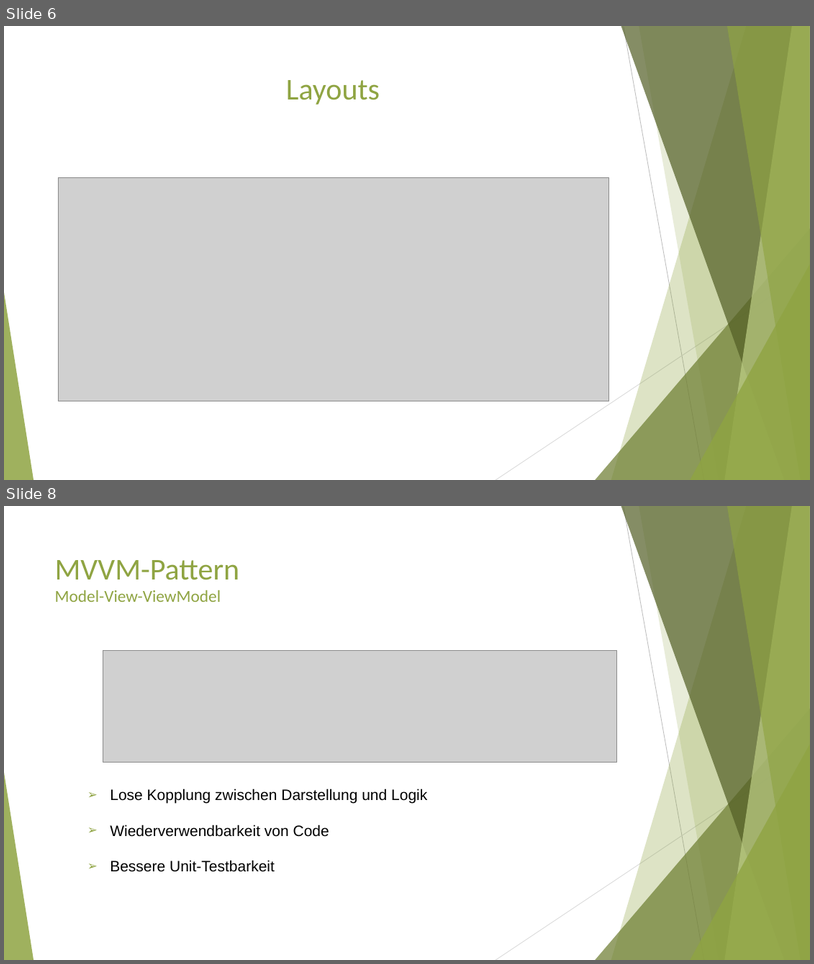
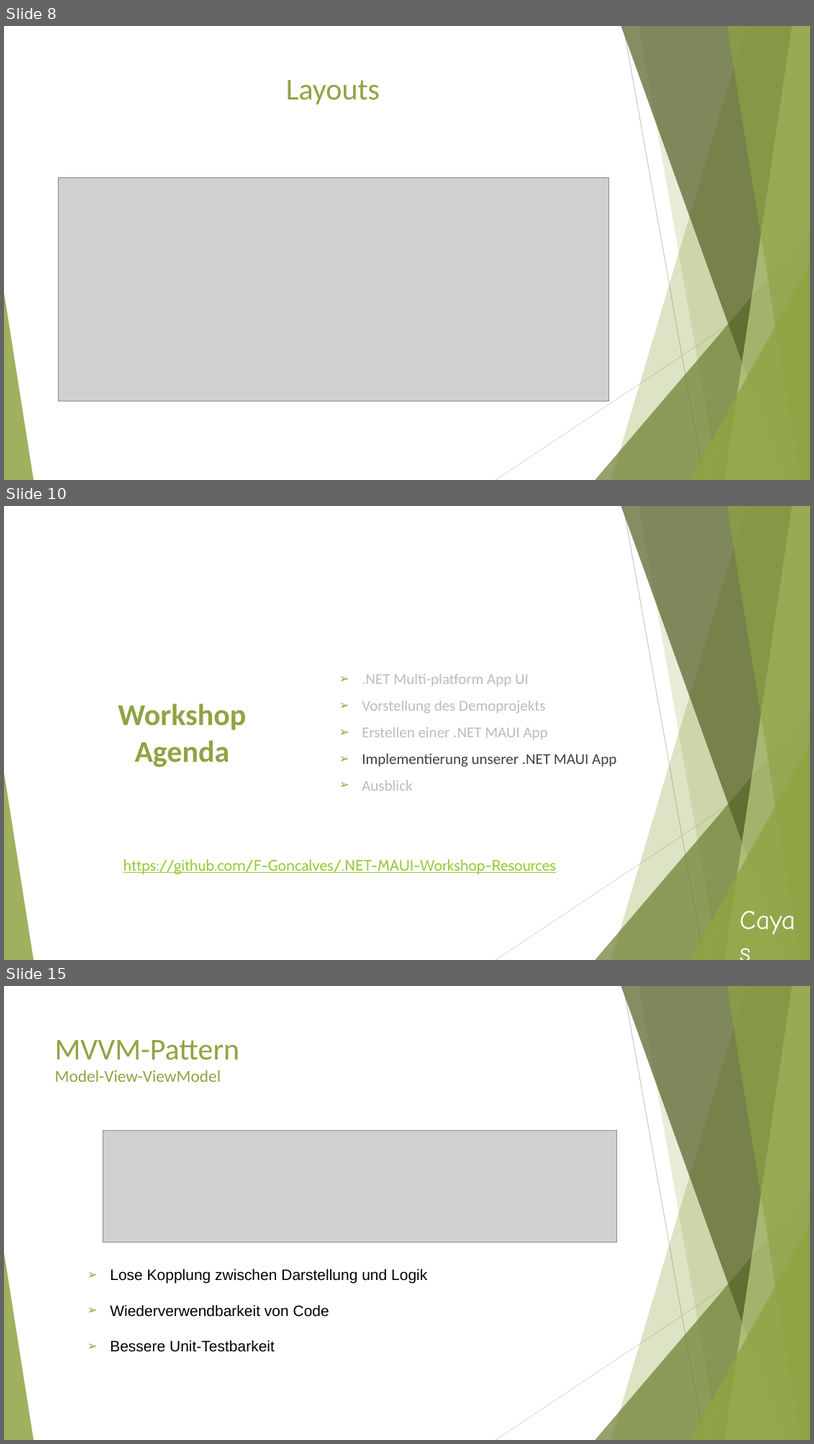
Before and after one commit to F-Goncalves/.NET-MAUI-Workshop-Resources, a slide deck: Workshop-Dotnet-MAUI.pptx. Shown one above the other, each under a label of ours: slides 6 and 8 before the commit, slides 8, 10 and 15 after it; the slides between them are not shown. The pictures are 814x964 and 814x1444 pixels, drawn with LibreOffice and Linux fonts; fonts in the diff are those of the drawing; grey boxes stand for pictures. Boxes give left, top, right and bottom in pixels: in the first picture for what was removed or moved away, otherwise in the second. Text is boxed around its words. In the diff, an @@ line names an element or a change of style, - is before the commit and + after.

```diff
--- a/Workshop-Dotnet-MAUI.pptx
+++ b/Workshop-Dotnet-MAUI.pptx
@@ slide 10 added at bbox=[4, 506, 810, 960], background #FFFFFF; not listed: 10 template elements that a slide beside it also shows @@
@@ text added at bbox=[362, 674, 617, 790], 18 pt, text #404040 at 34% opacity @@
+➢ .NET Multi-platform App UI
+➢ Vorstellung des Demoprojekts
+➢ Erstellen einer .NET MAUI App
+➢ Implementierung unserer .NET MAUI App
+➢ Ausblick
@@ title added at bbox=[118, 703, 246, 767], 36 pt, text #8FA442, bold @@
+Workshop Agenda
@@ text added at bbox=[124, 859, 556, 875], 18 pt, text #99CA3C, underline @@
+https://github.com/F-Goncalves/.NET-MAUI-Workshop-Resources
@@ text added at bbox=[734, 899, 807, 938], 32 pt, text #FFFFFF @@
+Cayas
@@ what was slide 6 is now slide 8 @@
@@ what was slide 8 is now slide 15 @@
```
Also in this commit, not shown: 1 slide changed, 6 other slides added.
